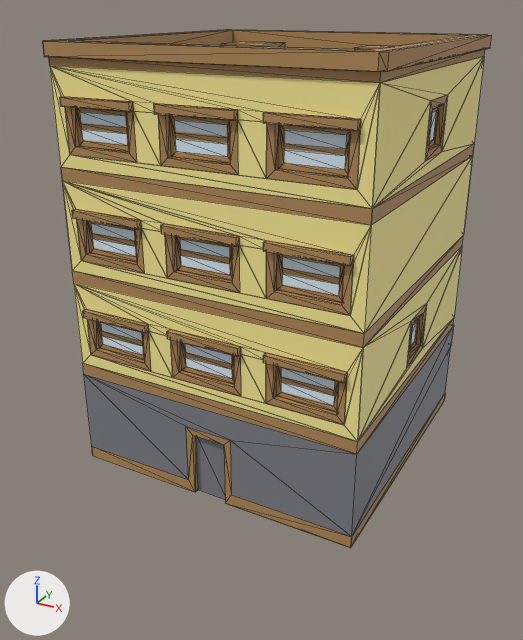
An edit to the Blender file Assets/Models/school/school.blend, drawn before and after from the same camera.
Both versions are drawn from a 50 mm camera at (1.31, -2.56, 1.8) aimed at (-0.02, -0.13, 0.59). Lighting does not change. The marker at lower left points along +X, +Y and +Z. Mesh edges are drawn as thin lines.

In view in the first picture: 'school'.
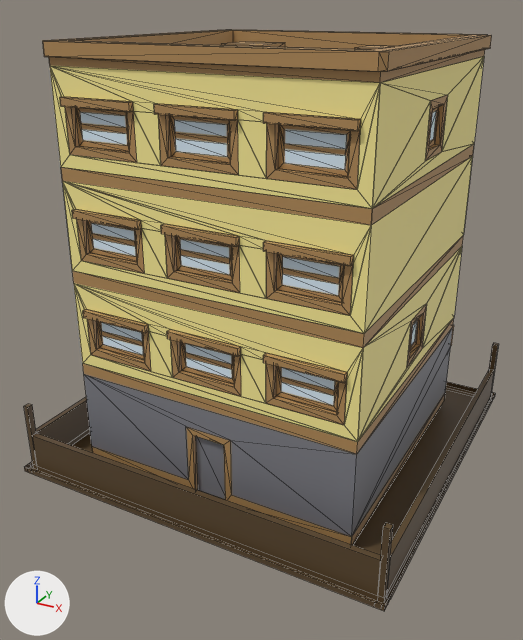
What differs and where, as boxes [x1, y1, x2, y2] in the pictures (523 x 640 px):
```json
{"object": "school", "change": "reshaped", "before": [43, 30, 492, 548], "after": [24, 30, 499, 611], "on screen": "12% taller"}
{"part": 1, "of": "me_id13", "change": "added", "after": [24, 343, 499, 611], "on screen": "brown"}
```

Edits to the scene script, one JSON object a line:
```json
{"block": "me_id13", "where": "# used by ob_school; location = (0.0, 0.0, 0.0); rotation_euler = (1.571, 0.0, 0.0), in degrees (90, 0, 0)"}
{"op": "remove", "block": "me_id13", "code": "me_id13.from_pydata(...)  # 2510 vertices, 1822 faces; spans x -0.62..0.62, y 0.0..1.68, z -0.62..0.62"}
{"op": "add", "block": "me_id13", "code": "me_id13.from_pydata(...)  # 2608 vertices, 1911 faces; spans x -0.8..0.8, y -0.02..1.68, z -0.8..0.8"}
{"block": "me_id13", "change": "me_id13 part 1: a new loose piece of 98 vertices spanning x -0.8..0.8, y -0.02..0.28, z -0.8..0.8, in mat_material_001 (picture img_school)"}
```
